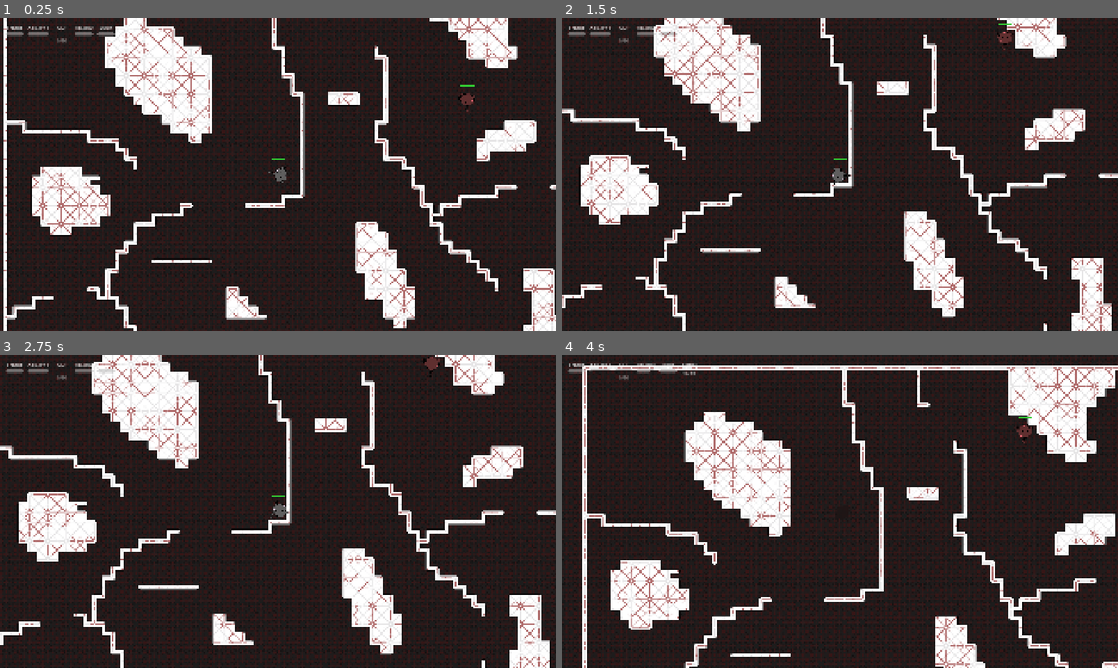
Above: before the commit, frames 1-4 (two rows, left to right).
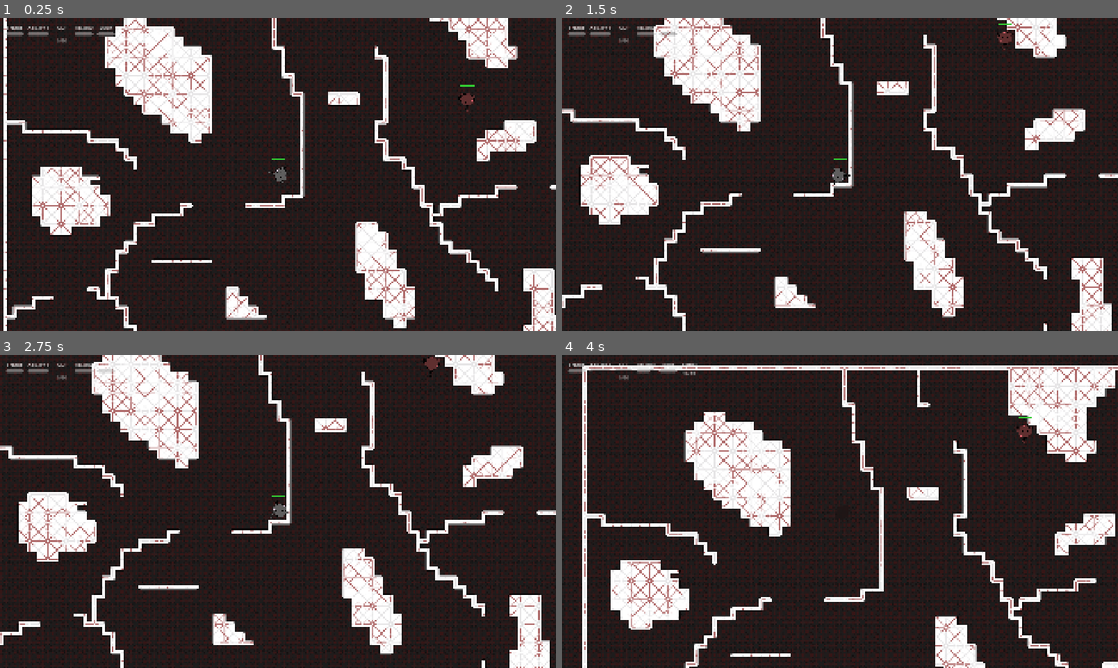
Above: after the commit, the same moments.

Repository: UVASGD/spring-2026-meowdernwarfare
Game: Godot game, scene res://scenes/game.tscn
Same seed, same stepped clock (60 frames per second), same inputs: the game is played once before the commit and once after it. This scene is started directly instead of the project's main scene.
Inputs (mouse positions are in pixels of both pictures, inside the frame that each line leads up to):
- Up to frame 1 (0.25 s): no input
- Up to frame 2 (1.5 s): tap Enter (ui_accept) at 0.5, 0.77 s; move the mouse to (962, 158) at 0.52 s; hold D 0.53-1.28 s; tap Shift at 0.6 s; click (962, 158) at 0.67 s; move the mouse to (728, 190) at 1.27 s; hold S from 1.28 s (still down); tap Space at 1.35 s
- Up to frame 3 (2.75 s): tap Enter (ui_accept) at 1.52 s; move the mouse to (333, 442) at 2.02 s; release S at 2.03 s; hold D from 2.03 s (still down); tap Q at 2.1 s
- Up to frame 4 (4 s): move the mouse to (812, 574) at 2.77 s; release D at 2.78 s; hold W 2.78-3.53 s; tap R at 2.85 s; click (812, 574) at 2.92 s; tap Enter (ui_accept) at 3.02, 3.77 s; move the mouse to (1006, 558) at 3.52 s; hold A from 3.53 s (still down); tap E at 3.6 s

The runs differ from the first frame. In frame 1, 2.7% of the frame differs, in the area x 0-100%, y 0-100%; in frame 2, 2.5%; in frame 3, 2.5%; in frame 4, 3.0%, in the area x 4-100%, y 3-100%.

Commit message:
mysterious xyler fergus change, and loanshark updates

Diff:
--- a/scenes/heroes/fergus.tscn
+++ b/scenes/heroes/fergus.tscn
@@ -1,6 +1,6 @@
-[gd_scene load_steps=2 format=3]
+[gd_scene load_steps=2 format=3 uid="uid://du2q2j0mjabm"]
 
-[ext_resource type="Script" path="res://scripts/heroes/fergus.gd" id="1_script"]
+[ext_resource type="Script" uid="uid://du4ws1b1jik5w" path="res://scripts/heroes/fergus.gd" id="1_script"]
 
 [node name="Fergus" type="Node2D"]
 script = ExtResource("1_script")
@@ -8,7 +8,6 @@
 move_speed_mult = 0.8
 shoot_cooldown = 0.5
 ability1_cooldown = 10.0
-ability2_cooldown = 18.0
 reload_time = 2.0
 mag_size = 8
 
--- a/scenes/heroes/loanshark.tscn
+++ b/scenes/heroes/loanshark.tscn
@@ -1,7 +1,6 @@
-[gd_scene load_steps=34 format=3 uid="uid://bm518183utayv"]
+[gd_scene load_steps=37 format=3 uid="uid://bm518183utayv"]
 
 [ext_resource type="Script" uid="uid://kb44jk3w67cb" path="res://scripts/heroes/loanshark.gd" id="1_script"]
-[ext_resource type="Texture2D" uid="uid://dhj58brqe3yqh" path="res://assets/sprites/loanshark/loan shark.png" id="2_cpwo7"]
 [ext_resource type="Texture2D" uid="uid://cq3rks3mbbrif" path="res://assets/sprites/loanshark/reap animation/sharkbite_frame_1.png" id="3_e4u3g"]
 [ext_resource type="Texture2D" uid="uid://dii78tjrxsast" path="res://assets/sprites/loanshark/melee animation/melee_1.png" id="3_he6r5"]
 [ext_resource type="Texture2D" uid="uid://f2esd0yfirxq" path="res://assets/sprites/loanshark/reap animation/sharkbite_frame_2.png" id="4_4pbhw"]
@@ -18,8 +17,8 @@
 [ext_resource type="Texture2D" uid="uid://bd2plqukl38x3" path="res://assets/sprites/loanshark/walk frames/loan_walk_3.png" id="10_8flhq"]
 [ext_resource type="Texture2D" uid="uid://r77w0t2ljyss" path="res://assets/sprites/loanshark/walk frames/loan_walk_4.png" id="11_di7q2"]
 
-[sub_resource type="AtlasTexture" id="AtlasTexture_yln50"]
-atlas = ExtResource("2_cpwo7")
+[sub_resource type="AtlasTexture" id="AtlasTexture_0flp1"]
+atlas = ExtResource("8_he6r5")
 region = Rect2(0, 0, 500, 500)
 
 [sub_resource type="AtlasTexture" id="AtlasTexture_713vh"]
@@ -42,11 +41,23 @@
 atlas = ExtResource("8_rnqa7")
 region = Rect2(0, 0, 600, 600)
 
+[sub_resource type="AtlasTexture" id="AtlasTexture_he6r5"]
+atlas = ExtResource("4_sgv4u")
+region = Rect2(0, 0, 600, 600)
+
+[sub_resource type="AtlasTexture" id="AtlasTexture_sgv4u"]
+atlas = ExtResource("3_he6r5")
+region = Rect2(0, 0, 600, 600)
+
 [sub_resource type="AtlasTexture" id="AtlasTexture_rnqa7"]
 atlas = ExtResource("3_e4u3g")
 region = Rect2(0, 0, 500, 500)
 
 [sub_resource type="AtlasTexture" id="AtlasTexture_y25vs"]
+atlas = ExtResource("4_4pbhw")
+region = Rect2(0, 0, 500, 500)
+
+[sub_resource type="AtlasTexture" id="AtlasTexture_di7q2"]
 atlas = ExtResource("4_4pbhw")
 region = Rect2(0, 0, 500, 500)
 
@@ -60,6 +71,10 @@
 
 [sub_resource type="AtlasTexture" id="AtlasTexture_oxqi2"]
 atlas = ExtResource("7_0flp1")
+region = Rect2(0, 0, 500, 500)
+
+[sub_resource type="AtlasTexture" id="AtlasTexture_8flhq"]
+atlas = ExtResource("3_e4u3g")
 region = Rect2(0, 0, 500, 500)
 
 [sub_resource type="AtlasTexture" id="AtlasTexture_jht6k"]
@@ -82,11 +97,11 @@
 animations = [{
 "frames": [{
 "duration": 1.0,
-"texture": SubResource("AtlasTexture_yln50")
+"texture": SubResource("AtlasTexture_0flp1")
 }],
 "loop": true,
 "name": &"idle",
-"speed": 5.0
+"speed": 8.0
 }, {
 "frames": [{
 "duration": 1.0,
@@ -106,10 +121,16 @@
 }, {
 "duration": 1.0,
 "texture": SubResource("AtlasTexture_udnv0")
+}, {
+"duration": 1.0,
+"texture": SubResource("AtlasTexture_he6r5")
+}, {
+"duration": 1.0,
+"texture": SubResource("AtlasTexture_sgv4u")
 }],
-"loop": true,
-"name": &"melee animation",
-"speed": 9.0
+"loop": false,
+"name": &"melee",
+"speed": 8.0
 }, {
 "frames": [{
 "duration": 1.0,
@@ -119,17 +140,32 @@
 "texture": SubResource("AtlasTexture_y25vs")
 }, {
 "duration": 1.0,
+"texture": SubResource("AtlasTexture_di7q2")
+}, {
+"duration": 1.0,
+"texture": SubResource("AtlasTexture_4hism")
+}, {
+"duration": 1.0,
+"texture": SubResource("AtlasTexture_4hism")
+}, {
+"duration": 1.0,
 "texture": SubResource("AtlasTexture_4hism")
 }, {
 "duration": 1.0,
 "texture": SubResource("AtlasTexture_6ueb8")
 }, {
 "duration": 1.0,
+"texture": SubResource("AtlasTexture_6ueb8")
+}, {
+"duration": 1.0,
 "texture": SubResource("AtlasTexture_oxqi2")
+}, {
+"duration": 1.0,
+"texture": SubResource("AtlasTexture_8flhq")
 }],
-"loop": true,
-"name": &"reap animation",
-"speed": 4.0
+"loop": false,
+"name": &"reap",
+"speed": 8.0
 }, {
 "frames": [{
 "duration": 1.0,
@@ -145,7 +181,7 @@
 "texture": SubResource("AtlasTexture_igxca")
 }],
 "loop": true,
-"name": &"walk animation",
+"name": &"run",
 "speed": 8.0
 }]
 
@@ -160,6 +196,4 @@
 [node name="Sprite" type="AnimatedSprite2D" parent="."]
 scale = Vector2(0.3, 0.3)
 sprite_frames = SubResource("SpriteFrames_713vh")
-animation = &"walk animation"
-frame = 3
-frame_progress = 0.845234
+animation = &"melee"
--- a/scenes/heroes/xyler.tscn
+++ b/scenes/heroes/xyler.tscn
@@ -1,6 +1,6 @@
-[gd_scene load_steps=2 format=3]
+[gd_scene load_steps=2 format=3 uid="uid://d13fl6s401svr"]
 
-[ext_resource type="Script" path="res://scripts/heroes/xyler.gd" id="1_script"]
+[ext_resource type="Script" uid="uid://buvr42r3c72q7" path="res://scripts/heroes/xyler.gd" id="1_script"]
 
 [node name="Xyler" type="Node2D"]
 script = ExtResource("1_script")
@@ -8,7 +8,6 @@
 move_speed_mult = 1.1
 shoot_cooldown = 0.35
 ability1_cooldown = 4.0
-ability2_cooldown = 8.0
 reload_time = 1.4
 mag_size = 18
 
--- a/scripts/heroes/loanshark.gd
+++ b/scripts/heroes/loanshark.gd
@@ -2,19 +2,29 @@
 extends Hero
 
 var meleeDamage = 20 #maybe for a melee character, we'd have a higher base damage
-var meleeCooldown = 1 #one swing per second
 var paymentPlanCooldown = 7
 var paymentPlanAbilityCount = 2
 var reapoCooldown = 8
+
+@onready var loanshark_animation: AnimatedSprite2D = $Sprite
 
 func get_hero_name() -> String:
 	return "LoanShark"
 
 func _do_shoot(aim_dir: Vector2, aim_pos: Vector2) -> void:
 	print("LoanShark: shoot")
+	current_anim = "melee"
+	loanshark_animation.play("melee")
+	ammo += 1
+	await loanshark_animation.animation_finished
+	current_anim = "idle"
 
 func _do_ability1(aim_dir: Vector2, aim_pos: Vector2) -> void:
 	print("LoanShark: ability1")
+	current_anim = "reap"
+	loanshark_animation.play("reap")
+	await loanshark_animation.animation_finished
+	current_anim = "idle"
 
 func _do_ability2(aim_dir: Vector2, aim_pos: Vector2) -> void:
 	print("LoanShark: ability2")
